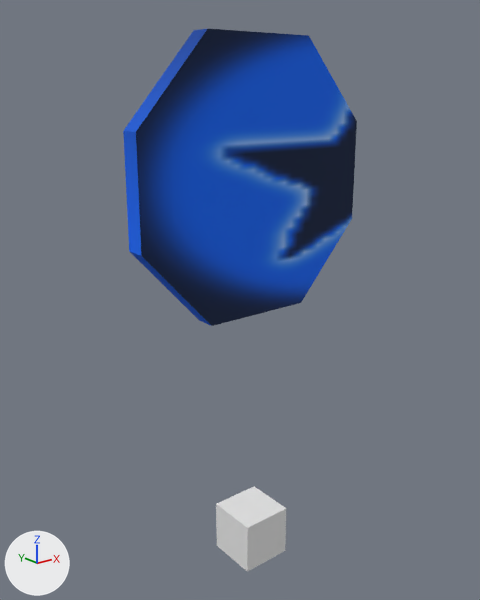
Renders of the FBX model data/ModelData/RawData/coin/bluecoin.FBX from each side of a commit.
Camera for both pictures: a 50 mm lens placed at (-7.1, -8.6, 8.7), pointed at (-0.5, -0.3, 5.3). Every picture has the same lights, and +X, +Y and +Z are marked at lower left. Where no turn or scale is listed for an object, it has been applied to the vertices.

Objects in the first picture: 'BlueCoin', 'Course Paths'.
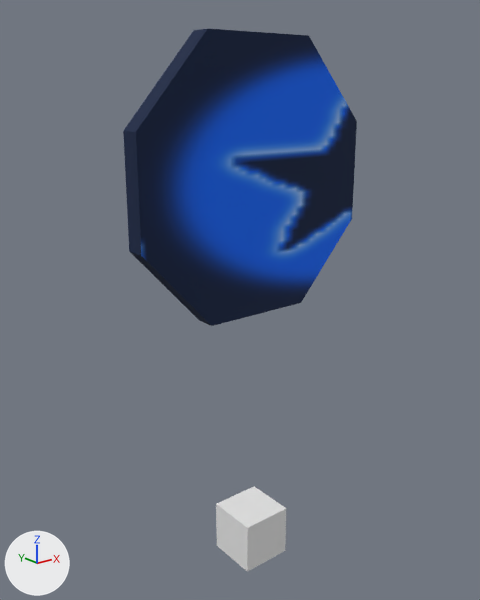
Pixel boxes (x1, y1, x2, y2) of what changed, in the pictures (480 x 600 px):
'BlueCoin', surface changed: (123, 29, 357, 326) in both

Edits to the bpy script that builds the scene:
```text
Change mat_vmtl101:
    add n3 = _N.new('ShaderNodeUVMap'); n3.name = 'UV Map'
    add n4 = _N.new('ShaderNodeMapping'); n4.name = 'Mapping'
    add n4.vector_type = 'TEXTURE'
    add n4.inputs[3].default_value = (2.0, 1.0, 1.0)  # 'Scale'
    where n2 = _N.new('ShaderNodeTexImage'); n2.name = 'Image Texture'
    add _L.new(n3.outputs[0], n4.inputs[0])  # 'UV' to 'Vector'
    add _L.new(n4.outputs[0], n2.inputs[0])  # 'Vector' to 'Vector'
Change me_mesh_001:
    where me_mesh_001.from_pydata(...)  # 16 vertices, 28 faces; spans x -2.29..2.29, y -0.18..0.18, z 4.95..9.53
    used by ob_bluecoin; location = (0.0, 0.0, 0.0)
    me_mesh_001 part 1: texture (UV) coordinates of 28 of 28 faces, centred in x -2.29..2.29, y -0.18..0.18, z 4.95..9.53, changed; they spanned u 0.09..0.93, v 0.07..0.93 and now span u -0.01..2.0, v 0.01..1.0
```
